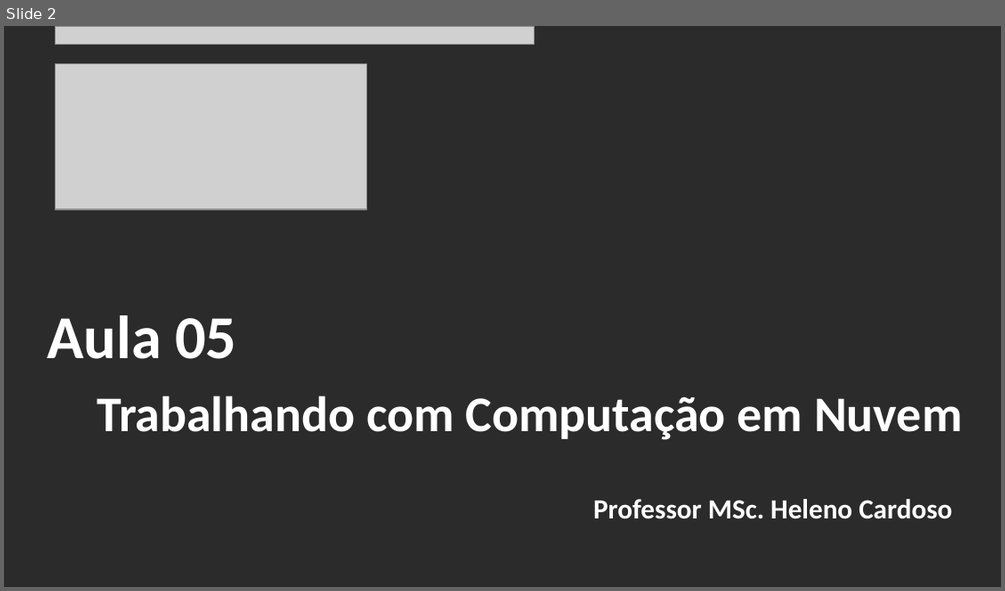
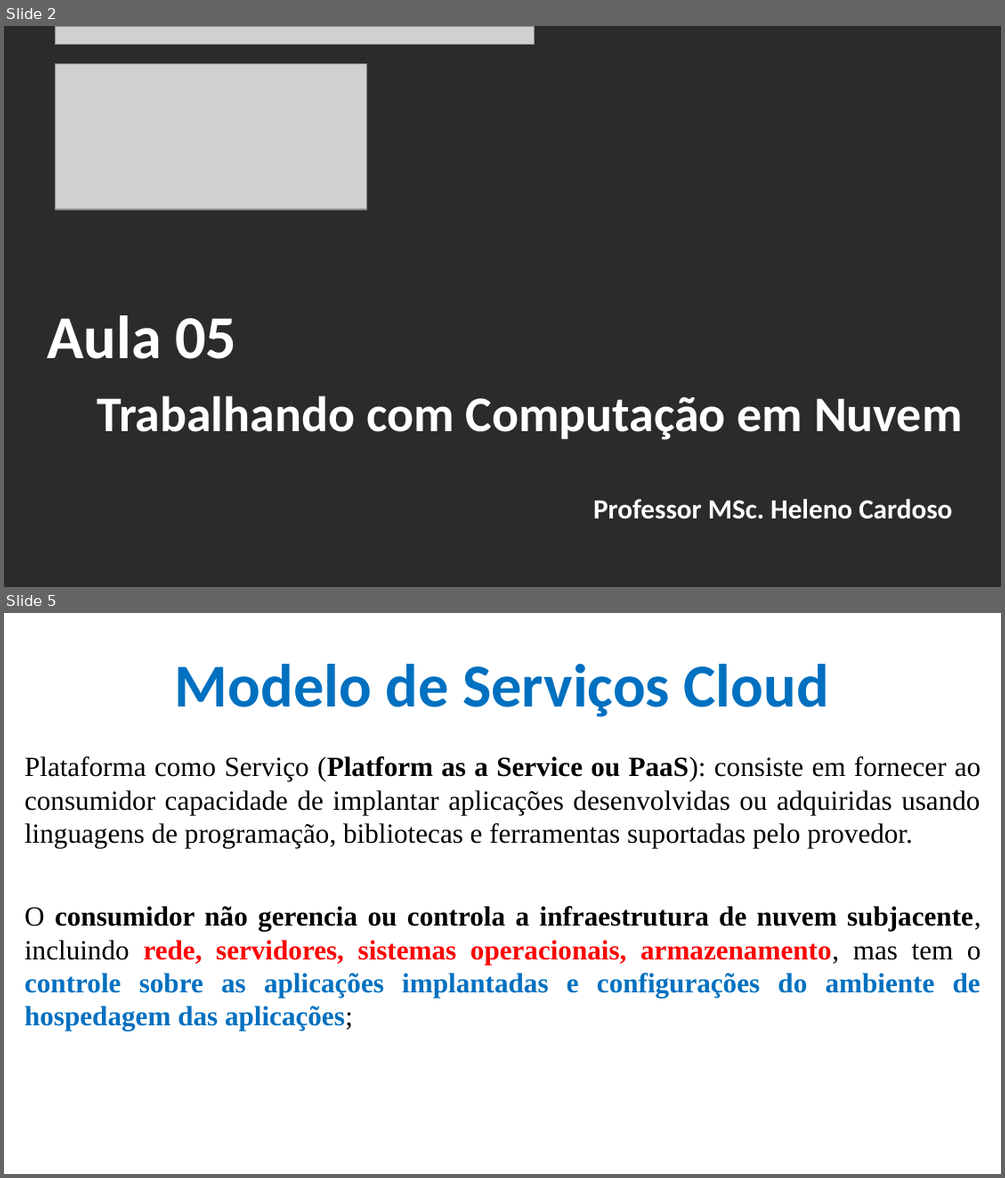
Before and after one commit to CloudEducationBrazil/WydenComputacaoNuvemWebServicesLinux, a slide deck: 01 Classes/Aula 05 - Computação em Nuvem e Web Services em Linux Bilhetagem.pptx. Shown one above the other, each under a label of ours: slide 2 before the commit, slides 2 and 5 after it; the slides between them are not shown. The pictures are 1005x591 and 1005x1178 pixels, drawn with LibreOffice and Linux fonts; fonts in the diff are those of the drawing; grey boxes stand for pictures; background and template pictures are left out; a plain dark background stands for a picture behind light text. Boxes give left, top, right and bottom in pixels: in the first picture for what was removed or moved away, otherwise in the second. Text is boxed around its words. In the diff, an @@ line names an element or a change of style, - is before the commit and + after.

Commit message:
ppt cloud computing SLA 30032023

```diff
--- a/01 Classes/Aula 05 - Computação em Nuvem e Web Services em Linux Bilhetagem.pptx
+++ b/01 Classes/Aula 05 - Computação em Nuvem e Web Services em Linux Bilhetagem.pptx
@@ slide 5 added at (4, 613, 1001, 1174), background picture (left out) @@
@@ title added at (175, 664, 829, 717), 44 pt, text #0070C0, bold @@
+Modelo de Serviços Cloud
@@ text added at (24, 756, 981, 1030), 20 pt, text #000000, bold @@
+Plataforma como Serviço (Platform as a Service ou PaaS): consiste em fornecer ao consumidor capacidade de implantar aplicações desenvolvidas ou adquiridas usando linguagens de programação, bibliotecas e ferramentas suportadas pelo provedor.
+O consumidor não gerencia ou controla a infraestrutura de nuvem subjacente, incluindo rede, servidores, sistemas operacionais, armazenamento, mas tem o controle sobre as aplicações implantadas e configurações do ambiente de hospedagem das aplicações;
```
Also in this commit, not shown: 7 slides changed, 13 other slides added, 3 other files.
